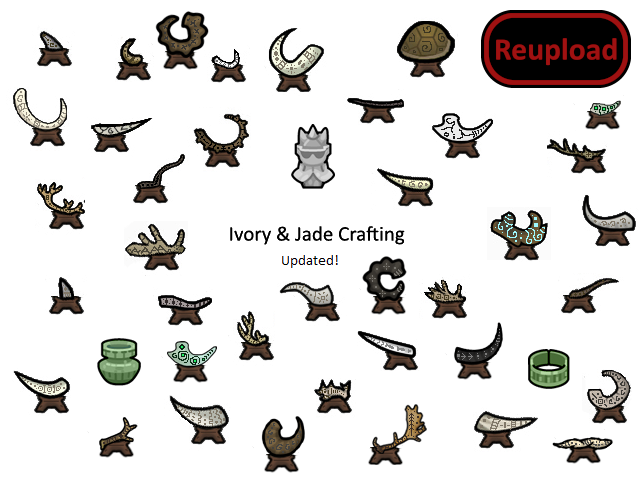
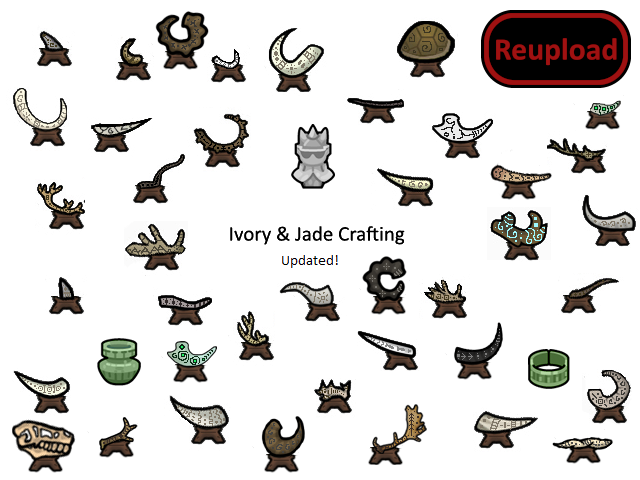
The second 640px x 480px image is a revision of the first. Changes to its layers:
added layer "TriceratopsHornStatue.png" above "TyrannosaurusRexSkullStatue.png" over (489, 149, 552, 200)
added layer "TyrannosaurusRexSkullStatue.png" above "AnimaThrumboHornStatue.png" over (12, 419, 76, 473)
